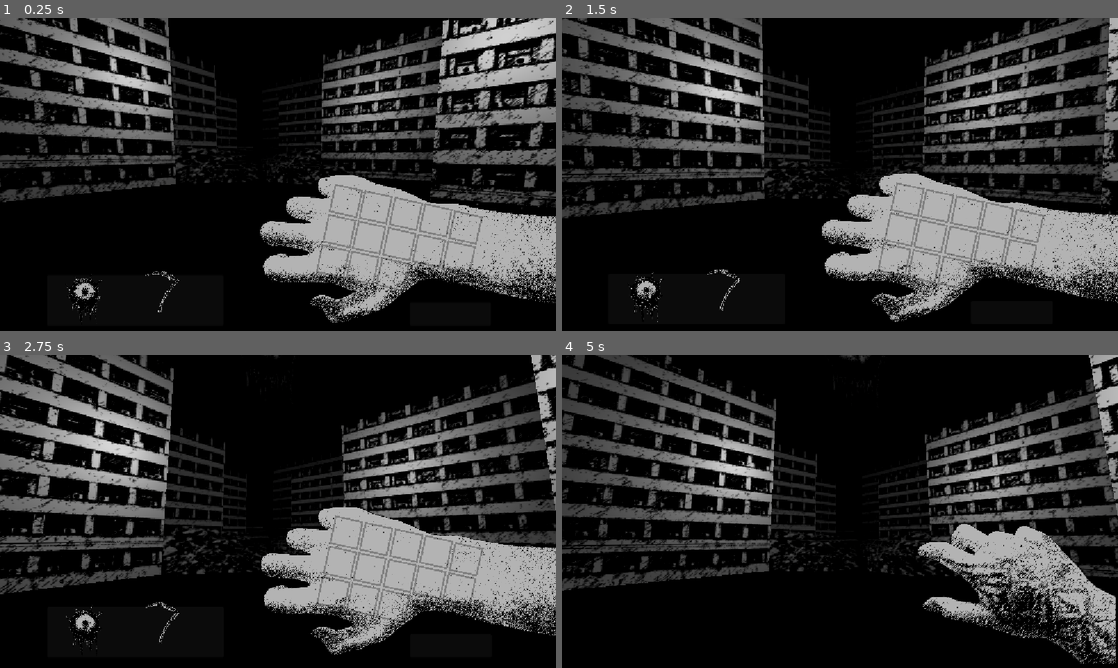
Above: before the commit, frames 1-4 (two rows, left to right).
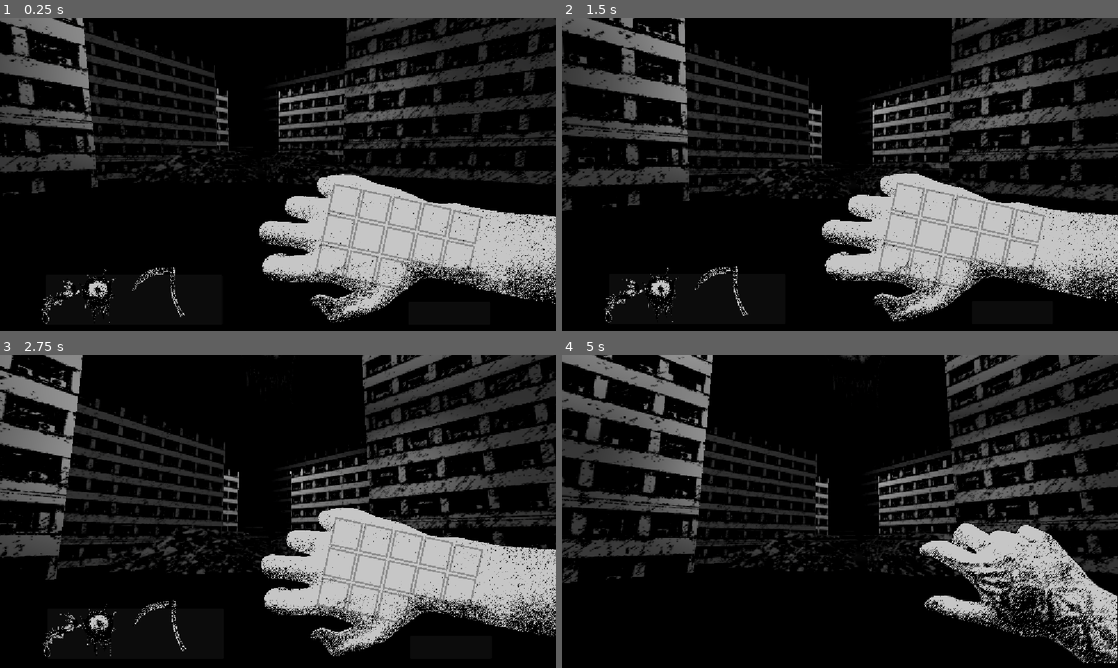
Above: after the commit, the same moments.

Repository: kandlash/Inkhedoro
Game: Godot game, scene res://scenes/levels/level_1.tscn
Same seed, same stepped clock (60 frames per second), same inputs: the game is played once before the commit and once after it.
Inputs (mouse positions are in pixels of both pictures, inside the frame that each line leads up to):
- Up to frame 1 (0.25 s): no input
- Up to frame 2 (1.5 s): tap Enter (ui_accept) at 0.5, 0.77 s; move the mouse to (962, 158) at 0.52 s; hold W (move_forward) 0.53-1.25 s; click (962, 158) at 0.67 s; drag from (728, 190) to (895, 259) at 1.27 s
- Up to frame 3 (2.75 s): move the mouse to (333, 442) at 2.02 s; hold W (move_forward) from 2.03 s (still down); click (333, 442) at 2.17 s
- Up to frame 4 (5 s): release W (move_forward) at 2.75 s; drag from (812, 574) to (940, 539) at 2.77 s; move the mouse to (1006, 558) at 3.52 s; hold S (move_backward) 3.53-4.25 s; click (1006, 558) at 3.67 s; tap Enter (ui_accept) at 3.77 s; drag from (673, 464) to (756, 433) at 4.27 s

The runs differ from the first frame. In frame 1, 31% of the frame differs, in the area x 0-100%, y 0-98%; in frame 2, 31%; in frame 3, 34%, in the area x 0-100%, y 0-97%; in frame 4, 34%.

Commit message:
centipede art, tattoo frames

Diff:
--- /dev/null
+++ b/scenes/cards/card_base.tscn
@@ -0,0 +1,33 @@
+[gd_scene load_steps=5 format=3 uid="uid://drk3wxeg2kh3r"]
+
+[ext_resource type="Texture2D" uid="uid://drc332otkylbl" path="res://assets/textures/eye_texture.png" id="1_6o33k"]
+[ext_resource type="Script" uid="uid://c1cv6jvbgmt55" path="res://scripts/main/cards/card_base.gd" id="2_auqya"]
+[ext_resource type="Texture2D" uid="uid://bhnfdoxktut47" path="res://assets/sprites/tattoo_frame2.png" id="3_uh4ib"]
+
+[sub_resource type="RectangleShape2D" id="RectangleShape2D_75vfm"]
+size = Vector2(181.16125, 181.16162)
+
+[node name="card_base" type="Sprite2D"]
+scale = Vector2(0.22079772, 0.2207977)
+texture = ExtResource("1_6o33k")
+script = ExtResource("2_auqya")
+cells_to_feel = 1
+
+[node name="Center" type="Node2D" parent="."]
+position = Vector2(4.529032, -36.23226)
+
+[node name="Area2D" type="Area2D" parent="." groups=["tattoo_area"]]
+
+[node name="CollisionShape2D" type="CollisionShape2D" parent="Area2D"]
+position = Vector2(0, -40.761295)
+rotation = 0.18502945
+shape = SubResource("RectangleShape2D_75vfm")
+
+[node name="Cells" type="Node2D" parent="."]
+visible = false
+
+[node name="Sprite2D" type="Sprite2D" parent="Cells"]
+position = Vector2(1.857357e-07, -40.76129)
+rotation = 0.18768506
+scale = Vector2(1.8137224, 1.782836)
+texture = ExtResource("3_uh4ib")
--- /dev/null
+++ b/scenes/cards/eye.tscn
@@ -0,0 +1,5 @@
+[gd_scene load_steps=2 format=3 uid="uid://v3oiujvowil2"]
+
+[ext_resource type="PackedScene" uid="uid://drk3wxeg2kh3r" path="res://scenes/cards/card_base.tscn" id="1_6wtue"]
+
+[node name="Eye" instance=ExtResource("1_6wtue")]
--- /dev/null
+++ b/scenes/cards/lil_centipede.tscn
@@ -0,0 +1,38 @@
+[gd_scene load_steps=5 format=3 uid="uid://ceokwkhruu0yj"]
+
+[ext_resource type="PackedScene" uid="uid://drk3wxeg2kh3r" path="res://scenes/cards/card_base.tscn" id="1_h5gr5"]
+[ext_resource type="Texture2D" uid="uid://dps528cdx1i1u" path="res://assets/sprites/Centipede.png" id="2_e832t"]
+[ext_resource type="Texture2D" uid="uid://bhnfdoxktut47" path="res://assets/sprites/tattoo_frame2.png" id="3_e832t"]
+
+[sub_resource type="RectangleShape2D" id="RectangleShape2D_75vfm"]
+size = Vector2(181.16125, 181.16162)
+
+[node name="Lil_Centipede" instance=ExtResource("1_h5gr5")]
+texture = ExtResource("2_e832t")
+cells_to_feel = 2
+
+[node name="Center" parent="." index="0"]
+position = Vector2(149.45807, -135.87099)
+
+[node name="Area2D" parent="." index="1"]
+position = Vector2(-131.34193, 99.638725)
+
+[node name="Area2D2" type="Area2D" parent="." index="2" groups=["tattoo_area"]]
+position = Vector2(95.10967, -49.81936)
+
+[node name="CollisionShape2D" type="CollisionShape2D" parent="Area2D2" index="0"]
+position = Vector2(0, -40.761295)
+rotation = 0.18502945
+shape = SubResource("RectangleShape2D_75vfm")
+
+[node name="Cells" parent="." index="3"]
+visible = true
+
+[node name="Sprite2D" parent="Cells" index="0"]
+position = Vector2(-131.34192, 58.877434)
+
+[node name="Sprite2D2" type="Sprite2D" parent="Cells" index="1"]
+position = Vector2(95.10968, -95.10969)
+rotation = 0.18768506
+scale = Vector2(1.8137224, 1.782836)
+texture = ExtResource("3_e832t")
--- /dev/null
+++ b/scenes/cards/sickle.tscn
@@ -0,0 +1,52 @@
+[gd_scene load_steps=5 format=3 uid="uid://bkjxu46hk1w8s"]
+
+[ext_resource type="PackedScene" uid="uid://drk3wxeg2kh3r" path="res://scenes/cards/card_base.tscn" id="1_ruloy"]
+[ext_resource type="Texture2D" uid="uid://bd4rqyvvbb8f3" path="res://assets/sprites/serp.png" id="2_wtxfb"]
+[ext_resource type="Texture2D" uid="uid://bhnfdoxktut47" path="res://assets/sprites/tattoo_frame2.png" id="3_tsmgh"]
+
+[sub_resource type="RectangleShape2D" id="RectangleShape2D_75vfm"]
+size = Vector2(181.16125, 181.16162)
+
+[node name="Sickle" instance=ExtResource("1_ruloy")]
+texture = ExtResource("2_wtxfb")
+cells_to_feel = 3
+
+[node name="Center" parent="." index="0"]
+position = Vector2(203.80646, -113.225815)
+
+[node name="Area2D" parent="." index="1"]
+position = Vector2(203.80646, -72.46452)
+
+[node name="Area2D3" type="Area2D" parent="." index="2" groups=["tattoo_area"]]
+position = Vector2(-40.761276, -113.225815)
+
+[node name="CollisionShape2D" type="CollisionShape2D" parent="Area2D3" index="0"]
+position = Vector2(0, -40.761295)
+rotation = 0.18502945
+shape = SubResource("RectangleShape2D_75vfm")
+
+[node name="Area2D2" type="Area2D" parent="." index="3" groups=["tattoo_area"]]
+position = Vector2(158.51613, 172.10324)
+
+[node name="CollisionShape2D" type="CollisionShape2D" parent="Area2D2" index="0"]
+position = Vector2(0, -40.761295)
+rotation = 0.18502945
+shape = SubResource("RectangleShape2D_75vfm")
+
+[node name="Cells" parent="." index="4"]
+visible = true
+
+[node name="Sprite2D" parent="Cells" index="0"]
+position = Vector2(-40.76129, -153.9871)
+
+[node name="Sprite2D2" type="Sprite2D" parent="Cells" index="1"]
+position = Vector2(203.80644, -113.225815)
+rotation = 0.18768506
+scale = Vector2(1.8137224, 1.782836)
+texture = ExtResource("3_tsmgh")
+
+[node name="Sprite2D3" type="Sprite2D" parent="Cells" index="2"]
+position = Vector2(158.51613, 126.81291)
+rotation = 0.18768506
+scale = Vector2(1.8137224, 1.782836)
+texture = ExtResource("3_tsmgh")
--- a/scenes/levels/level_1.tscn
+++ b/scenes/levels/level_1.tscn
@@ -124,37 +124,37 @@
 skeleton = NodePath("../..")
 
 [node name="MeshInstance3D11" type="MeshInstance3D" parent="Env"]
-transform = Transform3D(4.854736, -0.5136582, 5.7808435e-08, -9.2314494e-08, -3.4082277e-08, -4.2165675, 3.8277135, 0.65147895, -1.7501175e-07, 9.888802, 2.8243074, 18.130383)
+transform = Transform3D(7.813253, -0.8266859, 9.3037386e-08, -1.4857173e-07, -5.4852304e-08, -6.7861795, 6.1603546, 1.0484958, -2.816654e-07, 15.291275, 5.9701405, 23.580702)
 material_override = SubResource("StandardMaterial3D_6iamk")
 mesh = SubResource("PlaneMesh_ksju7")
 skeleton = NodePath("../..")
 
 [node name="MeshInstance3D61" type="MeshInstance3D" parent="Env"]
-transform = Transform3D(4.854736, -0.5136582, 5.7808435e-08, -9.2314494e-08, -3.4082277e-08, -4.2165675, 3.8277135, 0.65147895, -1.7501175e-07, 8.589825, 2.8243074, 11.781554)
+transform = Transform3D(7.813253, -0.8266859, 9.3037386e-08, -1.4857173e-07, -5.4852304e-08, -6.7861795, 6.1603546, 1.0484958, -2.816654e-07, 13.20069, 5.9701405, 13.362844)
 material_override = SubResource("StandardMaterial3D_6iamk")
 mesh = SubResource("PlaneMesh_ksju7")
 skeleton = NodePath("../..")
 
 [node name="MeshInstance3D62" type="MeshInstance3D" parent="Env"]
-transform = Transform3D(4.854736, -0.5136582, 5.7808435e-08, -9.2314494e-08, -3.4082277e-08, -4.2165675, 3.8277135, 0.65147895, -1.7501175e-07, 6.951705, 2.8243074, 3.474063)
+transform = Transform3D(7.813253, -0.8266859, 9.3037386e-08, -1.4857173e-07, -5.4852304e-08, -6.7861795, 6.1603546, 1.0484958, -2.816654e-07, 10.564286, 2.3589125, -0.007303238)
 material_override = SubResource("StandardMaterial3D_6iamk")
 mesh = SubResource("PlaneMesh_ksju7")
 skeleton = NodePath("../..")
 
 [node name="MeshInstance3D63" type="MeshInstance3D" parent="Env"]
-transform = Transform3D(6.2157145, -0.51365846, 7.7298246e-08, -1.1819398e-07, -3.4082294e-08, -5.638161, 4.9007764, 0.65147924, -2.3401604e-07, 7.056135, 5.692189, -5.7410045)
+transform = Transform3D(10.003624, -0.8266863, 1.2440445e-07, -1.902224e-07, -5.4852332e-08, -9.074104, 7.887351, 1.0484962, -3.766274e-07, 10.732357, 6.974506, -14.838112)
 material_override = SubResource("StandardMaterial3D_6iamk")
 mesh = SubResource("PlaneMesh_ksju7")
 skeleton = NodePath("../..")
 
 [node name="MeshInstance3D13" type="MeshInstance3D" parent="Env"]
-transform = Transform3D(4.634782, 0.54902864, 5.780842e-08, 2.3335406e-07, -1.828791e-08, -4.2165675, -4.091289, 0.62196237, -1.7501175e-07, -10.23004, 3.6502736, 21.776752)
+transform = Transform3D(7.459257, 0.8836113, 9.3037364e-08, 3.75562e-07, -2.9432718e-08, -6.7861795, -6.584555, 1.0009915, -2.816654e-07, -17.08816, 6.466653, 29.449202)
 material_override = SubResource("StandardMaterial3D_6iamk")
 mesh = SubResource("PlaneMesh_ksju7")
 skeleton = NodePath("../..")
 
 [node name="MeshInstance3D58" type="MeshInstance3D" parent="Env"]
-transform = Transform3D(4.634782, 0.54902864, 5.780842e-08, 2.3335406e-07, -1.828791e-08, -4.2165675, -4.091289, 0.62196237, -1.7501175e-07, -8.281122, 3.6502738, 14.247625)
+transform = Transform3D(7.459257, 0.8836113, 9.3037364e-08, 3.75562e-07, -2.9432718e-08, -6.7861795, -6.584555, 1.0009915, -2.816654e-07, -13.951555, 6.6237745, 17.33176)
 material_override = SubResource("StandardMaterial3D_6iamk")
 mesh = SubResource("PlaneMesh_ksju7")
 skeleton = NodePath("../..")
@@ -166,7 +166,7 @@
 skeleton = NodePath("../..")
 
 [node name="MeshInstance3D60" type="MeshInstance3D" parent="Env"]
-transform = Transform3D(4.634782, 0.54902864, 5.780842e-08, 2.3335406e-07, -1.828791e-08, -4.2165675, -4.091289, 0.62196237, -1.7501175e-07, -6.8094616, 3.6502738, 0.63795596)
+transform = Transform3D(7.459257, 0.8836113, 9.3037364e-08, 3.75562e-07, -2.9432718e-08, -6.7861795, -6.584555, 1.0009915, -2.816654e-07, -11.583052, 3.6882298, -4.5717583)
 material_override = SubResource("StandardMaterial3D_6iamk")
 mesh = SubResource("PlaneMesh_ksju7")
 skeleton = NodePath("../..")
@@ -442,13 +442,19 @@
 skeleton = NodePath("../..")
 
 [node name="OmniLight3D" type="OmniLight3D" parent="."]
-transform = Transform3D(1, 0, 0, 0, 1, 0, 0, 0, 1, 5.2232594, 4.294791, 16.05968)
+transform = Transform3D(1, 0, 0, 0, 1, 0, 0, 0, 1, -0.7308903, 19.485085, 21.144222)
+light_energy = 11.722
+shadow_enabled = true
+omni_range = 19.248947
+
+[node name="OmniLight3D5" type="OmniLight3D" parent="."]
+transform = Transform3D(1, 0, 0, 0, 1, 0, 0, 0, 1, -0.7308903, 11.960683, -4.8557777)
+light_energy = 11.722
+shadow_enabled = true
+omni_range = 19.248947
 
 [node name="OmniLight3D2" type="OmniLight3D" parent="."]
 transform = Transform3D(1, 0, 0, 0, 1, 0, 0, 0, 1, -4.0814404, 4.294791, 11.979278)
 
-[node name="OmniLight3D3" type="OmniLight3D" parent="."]
-transform = Transform3D(1, 0, 0, 0, 1, 0, 0, 0, 1, -4.0814404, 4.294791, 20.2269)
-
 [node name="OmniLight3D4" type="OmniLight3D" parent="."]
 transform = Transform3D(1, 0, 0, 0, 1, 0, 0, 0, 1, 4.7747602, 4.294791, 10.833363)
--- a/scenes/player/player.tscn
+++ b/scenes/player/player.tscn
@@ -1,12 +1,12 @@
-[gd_scene load_steps=18 format=3 uid="uid://dmwwst3hdut4y"]
+[gd_scene load_steps=14 format=3 uid="uid://dmwwst3hdut4y"]
 
 [ext_resource type="Texture2D" uid="uid://cywxycueh0kl5" path="res://assets/sprites/arm_test3.png" id="1_8afob"]
 [ext_resource type="Script" uid="uid://d4mvcidbtb15w" path="res://scripts/main/player/player.gd" id="1_dovo2"]
 [ext_resource type="Texture2D" uid="uid://duk00ovikfhfl" path="res://assets/sprites/arm_tatoo_pose.png" id="3_gmlin"]
 [ext_resource type="Texture2D" uid="uid://0koxmjyxn077" path="res://assets/sprites/tattoo_frame.png" id="4_lvxji"]
-[ext_resource type="Texture2D" uid="uid://drc332otkylbl" path="res://assets/textures/eye_texture.png" id="5_p47bc"]
-[ext_resource type="Script" uid="uid://c1cv6jvbgmt55" path="res://scripts/main/cards/tattoo_art.gd" id="6_0owmy"]
-[ext_resource type="Texture2D" uid="uid://bd4rqyvvbb8f3" path="res://assets/sprites/serp.png" id="7_qek5x"]
+[ext_resource type="PackedScene" uid="uid://v3oiujvowil2" path="res://scenes/cards/eye.tscn" id="6_75vfm"]
+[ext_resource type="PackedScene" uid="uid://ceokwkhruu0yj" path="res://scenes/cards/lil_centipede.tscn" id="7_0owmy"]
+[ext_resource type="PackedScene" uid="uid://bkjxu46hk1w8s" path="res://scenes/cards/sickle.tscn" id="8_qek5x"]
 
 [sub_resource type="CapsuleShape3D" id="CapsuleShape3D_x7p2l"]
 
@@ -50,18 +50,6 @@
 [sub_resource type="RectangleShape2D" id="RectangleShape2D_lvxji"]
 size = Vector2(80.08606, 80.10057)
 
-[sub_resource type="RectangleShape2D" id="RectangleShape2D_75vfm"]
-size = Vector2(181.16125, 181.16162)
-
-[sub_resource type="RectangleShape2D" id="RectangleShape2D_0owmy"]
-size = Vector2(181.16125, 181.16162)
-
-[sub_resource type="RectangleShape2D" id="RectangleShape2D_qek5x"]
-size = Vector2(181.16125, 181.16162)
-
-[sub_resource type="RectangleShape2D" id="RectangleShape2D_5gtgg"]
-size = Vector2(181.16125, 181.16162)
-
 [node name="player" type="CharacterBody3D"]
 script = ExtResource("1_dovo2")
 
@@ -77,7 +65,7 @@
 
 [node name="ArmBase" type="Control" parent="CanvasLayer"]
 visible = false
-modulate = Color(0.7038078, 0.7038079, 0.70380765, 1)
+modulate = Color(0.7750634, 0.7750634, 0.7750634, 1)
 layout_mode = 3
 anchors_preset = 7
 anchor_left = 0.5
@@ -102,7 +90,7 @@
 sprite_frames = SubResource("SpriteFrames_8afob")
 
 [node name="TattooPose" type="Control" parent="CanvasLayer"]
-modulate = Color(0.7038078, 0.7038079, 0.70380765, 1)
+modulate = Color(0.7750634, 0.7750634, 0.7750634, 1)
 layout_mode = 3
 anchors_preset = 7
 anchor_left = 0.5
@@ -314,62 +302,14 @@
 offset_right = -97.0
 offset_bottom = 25.0
 
-[node name="TattooArt" type="Sprite2D" parent="CanvasLayer/TattooPose/CardsPanel"]
-position = Vector2(77, 47.000015)
-scale = Vector2(0.22079772, 0.2207977)
-texture = ExtResource("5_p47bc")
-script = ExtResource("6_0owmy")
-cells_to_feel = 1
-
-[node name="Center" type="Node2D" parent="CanvasLayer/TattooPose/CardsPanel/TattooArt"]
-position = Vector2(4.529032, -36.23226)
-
-[node name="Area2D" type="Area2D" parent="CanvasLayer/TattooPose/CardsPanel/TattooArt" groups=["tattoo_area"]]
-
-[node name="CollisionShape2D" type="CollisionShape2D" parent="CanvasLayer/TattooPose/CardsPanel/TattooArt/Area2D"]
-position = Vector2(0, -40.761295)
-shape = SubResource("RectangleShape2D_75vfm")
-
-[node name="Card2" type="Sprite2D" parent="CanvasLayer/TattooPose/CardsPanel"]
-position = Vector2(232, 25.000029)
-rotation = 0.7158695
-scale = Vector2(0.15056942, 0.16513598)
-texture = ExtResource("7_qek5x")
-script = ExtResource("6_0owmy")
-cells_to_feel = 3
-
-[node name="Center" type="Node2D" parent="CanvasLayer/TattooPose/CardsPanel/Card2"]
-position = Vector2(63.81421, -219.14954)
-
-[node name="Area2D" type="Area2D" parent="CanvasLayer/TattooPose/CardsPanel/Card2" groups=["tattoo_area"]]
-position = Vector2(-239.9069, -2.3568573)
-rotation = -0.42592403
-scale = Vector2(1.4416704, 1.363713)
-skew = -0.07363284
-
-[node name="CollisionShape2D" type="CollisionShape2D" parent="CanvasLayer/TattooPose/CardsPanel/Card2/Area2D"]
-position = Vector2(0, -40.761295)
-shape = SubResource("RectangleShape2D_0owmy")
-
-[node name="Area2D2" type="Area2D" parent="CanvasLayer/TattooPose/CardsPanel/Card2" groups=["tattoo_area"]]
-position = Vector2(89.31372, -183.192)
-rotation = -0.42592403
-scale = Vector2(1.4416704, 1.363713)
-skew = -0.07363284
-
-[node name="CollisionShape2D" type="CollisionShape2D" parent="CanvasLayer/TattooPose/CardsPanel/Card2/Area2D2"]
-position = Vector2(0, -40.761295)
-shape = SubResource("RectangleShape2D_qek5x")
-
-[node name="Area2D3" type="Area2D" parent="CanvasLayer/TattooPose/CardsPanel/Card2" groups=["tattoo_area"]]
-position = Vector2(280.02194, 155.13535)
-rotation = -0.42592403
-scale = Vector2(1.4416704, 1.363713)
-skew = -0.07363284
-
-[node name="CollisionShape2D" type="CollisionShape2D" parent="CanvasLayer/TattooPose/CardsPanel/Card2/Area2D3"]
-position = Vector2(0, -40.761295)
-shape = SubResource("RectangleShape2D_5gtgg")
+[node name="Sickle" parent="CanvasLayer/TattooPose/CardsPanel" instance=ExtResource("8_qek5x")]
+position = Vector2(233, 35)
+
+[node name="Eye" parent="CanvasLayer/TattooPose/CardsPanel" instance=ExtResource("6_75vfm")]
+position = Vector2(106, 45)
+
+[node name="Lil_Centipede" parent="CanvasLayer/TattooPose/CardsPanel" instance=ExtResource("7_0owmy")]
+position = Vector2(29, 52)
 
 [node name="Panel2" type="Panel" parent="CanvasLayer/TattooPose"]
 layout_mode = 0
--- a/scripts/globals/G.gd
+++ b/scripts/globals/G.gd
@@ -2,3 +2,5 @@
 
 
 var used_grids: Array[Area2D]
+
+var selected_card: CardBase
--- a/scripts/main/cards/tattoo_art.gd
+++ b/scripts/main/cards/card_base.gd
@@ -1,4 +1,5 @@
 extends Sprite2D
+class_name CardBase
 
 @export var cells_to_feel: int
 var self_areas: Array[Area2D] = []
@@ -11,7 +12,10 @@
 var on_arm: bool = false
 @onready var center: Node2D = $Center
 
+@onready var cells: Node2D = $Cells
+
 func _ready() -> void:
+	cells.visible = false
 	start_position = global_position
 	for child in get_children():
 		if child is Area2D:
@@ -47,7 +51,9 @@
 	if event is InputEventMouseButton:
 		if event.button_index == MOUSE_BUTTON_LEFT:
 			if event.pressed:
-				if get_rect().has_point(to_local(event.position)):
+				if get_rect().has_point(to_local(event.position)) and G.selected_card == null:
+					G.selected_card = self
+					cells.visible = true
 					dragging = true
 					drag_offset = position - event.position
 					if on_arm:
@@ -56,6 +62,8 @@
 							G.used_grids.erase(area)
 			elif !event.pressed and dragging:
 				dragging = false
+				cells.visible = false
+				G.selected_card = null
 				if (feeled_areas.size() >= cells_to_feel) and check_cells_for_other():
 					var closest_distance = INF
 					var closest_pos = Vector2.ZERO
@@ -66,9 +74,7 @@
 							closest_distance = dist
 							closest_pos = cell_pos
 					global_position = closest_pos - (center.global_position - global_position)
-					print(feeled_areas)
 					await get_tree().create_timer(0.1).timeout
-					print('check: ', feeled_areas)
 					if feeled_areas.size() < cells_to_feel:
 						global_position = start_position
 						return
--- a/scripts/main/player/player.gd
+++ b/scripts/main/player/player.gd
@@ -15,6 +15,12 @@
 var arm_base_start_pos := Vector2.ZERO
 var tattoo_pose_start_pos := Vector2.ZERO
 var sway_amount := 25.0  # пиксели, можно регулировать
+
+var last_mouse_pos := Vector2.ZERO
+var breathing_time := 0.0
+@export var breathing_strength := 6.0   # пиксели
+@export var breathing_speed := 1.5      # скорость дыхания
+
 
 func _ready():
 	await get_tree().process_frame
@@ -40,8 +46,13 @@
 	var nx := (mouse_pos.x / size.x) * 2.0 - 1.0
 	var ny := (mouse_pos.y / size.y) * 2.0 - 1.0
 
-	# Инверсия, чтобы камера тянулась за курсором
-	var target_x :=  -ny * max_look_angle
+
+	var mouse_delta := (mouse_pos - last_mouse_pos).length()
+	last_mouse_pos = mouse_pos
+
+	var is_mouse_moving := mouse_delta > 0.5
+
+	var target_x := -ny * max_look_angle
 	var target_y := -nx * max_look_angle
 
 	var current := head.rotation_degrees
@@ -50,10 +61,25 @@
 	head.rotation_degrees = current
 
 
-	var target_ui_offset := Vector2(nx, ny) * sway_amount
-	var final_pos := arm_base_start_pos + target_ui_offset
-	arm_base.position = arm_base.position.lerp(final_pos, delta * 2.0)
-	tattoo_pose.position = tattoo_pose.position.lerp(final_pos, delta * 2.0)
+	var mouse_sway := Vector2(nx, ny) * sway_amount
+
+	if not is_mouse_moving:
+		breathing_time += delta * breathing_speed
+	else:
+		breathing_time = lerp(breathing_time, 0.0, delta * 5.0)
+
+	var breathing_offset := Vector2(
+		sin(breathing_time) * breathing_strength,
+		cos(breathing_time * 0.8) * breathing_strength * 0.7
+	)
+
+	var final_offset := mouse_sway + breathing_offset
+
+	var final_pos_arm := arm_base_start_pos + final_offset
+	var final_pos_tattoo := tattoo_pose_start_pos + final_offset/2
+
+	arm_base.position = arm_base.position.lerp(final_pos_arm, delta * 2.0)
+	tattoo_pose.position = tattoo_pose.position.lerp(final_pos_tattoo, delta * 2.0)
 
 
 func _physics_process(delta: float) -> void:
Binary file added: assets/sprites/Centipede.png
Not shown, added: assets/sprites/Centipede.png.import
Binary file added: assets/sprites/tattoo_frame2.png
Not shown, added: assets/sprites/tattoo_frame2.png.import
Renamed: scripts/main/cards/tattoo_art.gd.uid -> scripts/main/cards/card_base.gd.uid
